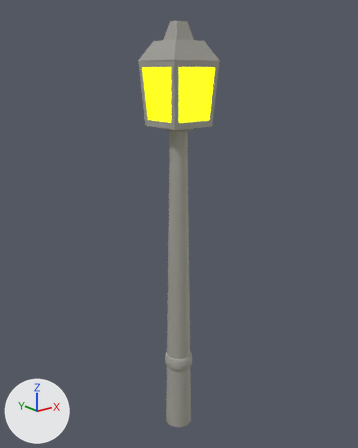
A saved change to the Blender file Assets/Prefabs/lyktstolpe.blend.
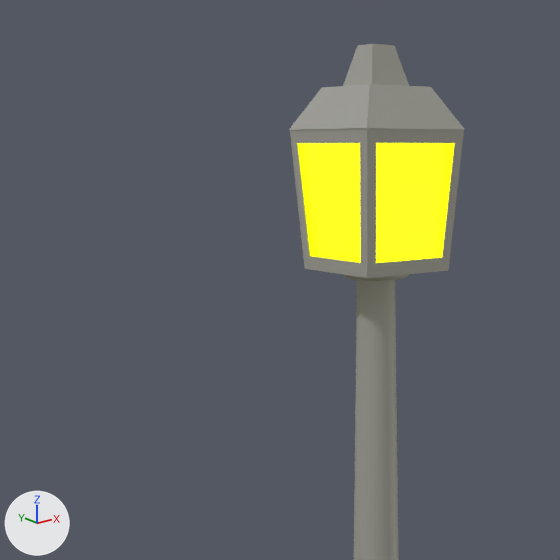
There are two pictures of each version: one whole from a 50 mm lens placed at (-7.37, -9.23, 5.32), pointed at (0.11, 0.12, 1.58), one close up on the part from 1% to 74% of the width and 0% to 58% of the height. The axes (+X, +Y, +Z) are drawn at lower left. The lights are the same throughout.
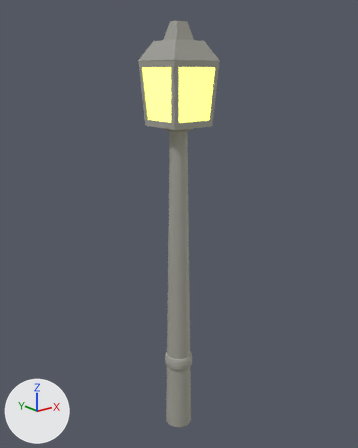
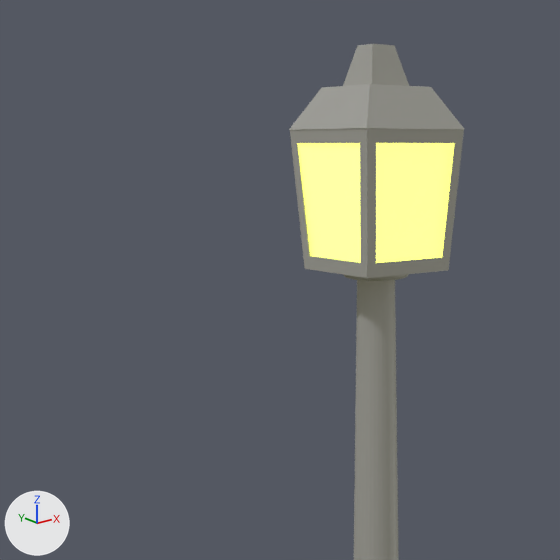
What differs and where, as boxes (x1, y1, x2, y2) in the close-ups (560 x 560 px):
'Torus', recoloured
    both: (294, 140, 458, 266)

The edits, one by one:
Material 'Material.001' (mat_material_001) changes colour from yellow #e7d100 to yellow #dfe786; in linear values from (0.8, 0.636, 0.0) to (0.737, 0.8, 0.24).
In material 'Material.001' (mat_material_001), emission_color goes from (0.665, 0.827, 0.0) (yellow #d5eb00) to (0.798, 0.827, 0.141) (yellow #e7eb69).
